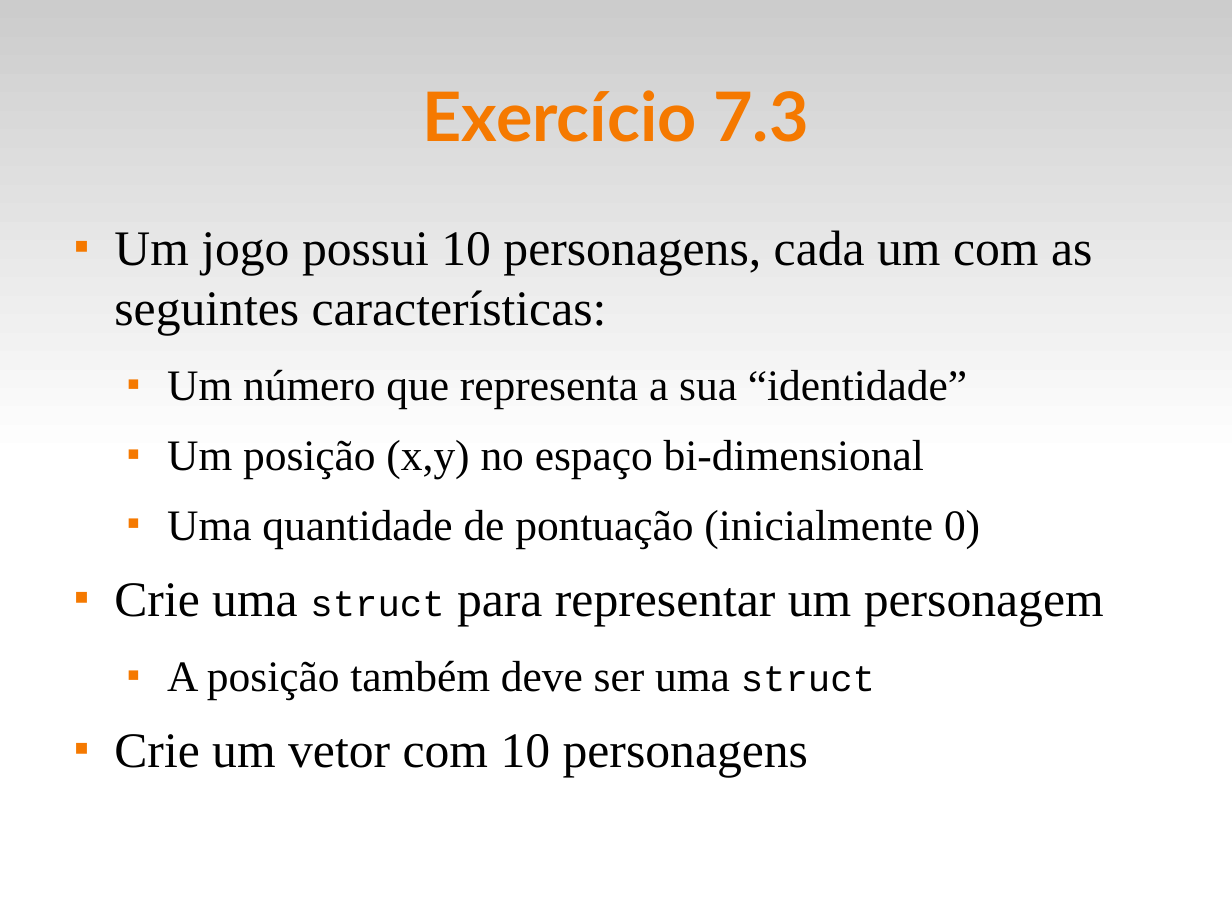
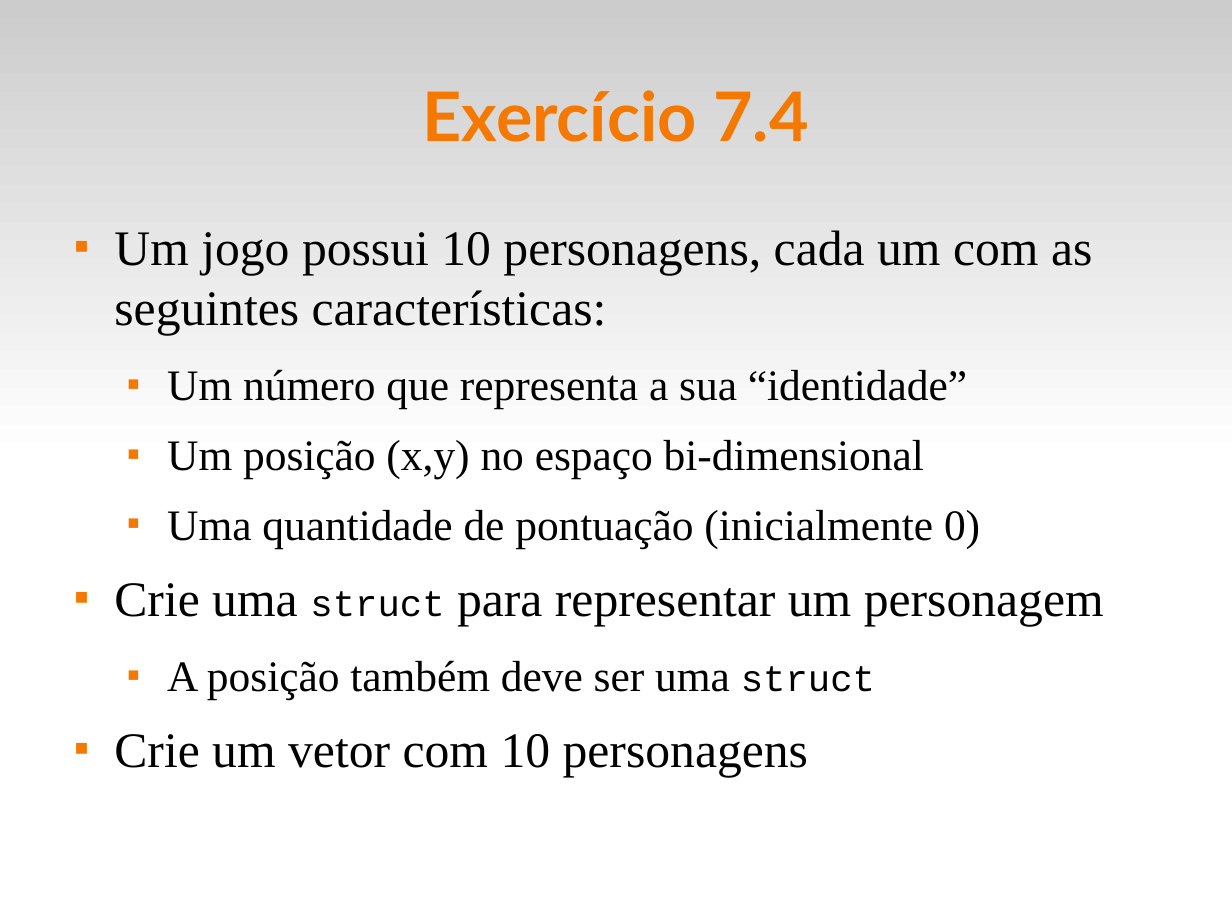
Before and after one commit to fsantanna-uerj/LP1, a slide deck: slide 12 of Slides/lp1-07-compostos.odp (slide 11 before the commit). Drawn at 1232x924 pixels with LibreOffice and Linux fonts; fonts in the diff are those of the drawing. Boxes give left, top, right and bottom in pixels: in the first picture for what was removed or moved away, otherwise in the second. Text is boxed around its words. In the diff, an @@ line names an element or a change of style, - is before the commit and + after.

```diff
--- a/Slides/lp1-07-compostos.odp
+++ b/Slides/lp1-07-compostos.odp
@@ title at [423,90,808,142]: text changed @@
-Exercício 7.3
+Exercício 7.4
```
Also in this commit, not shown: 1 other slide changed, 1 slide added, 5 other files.
